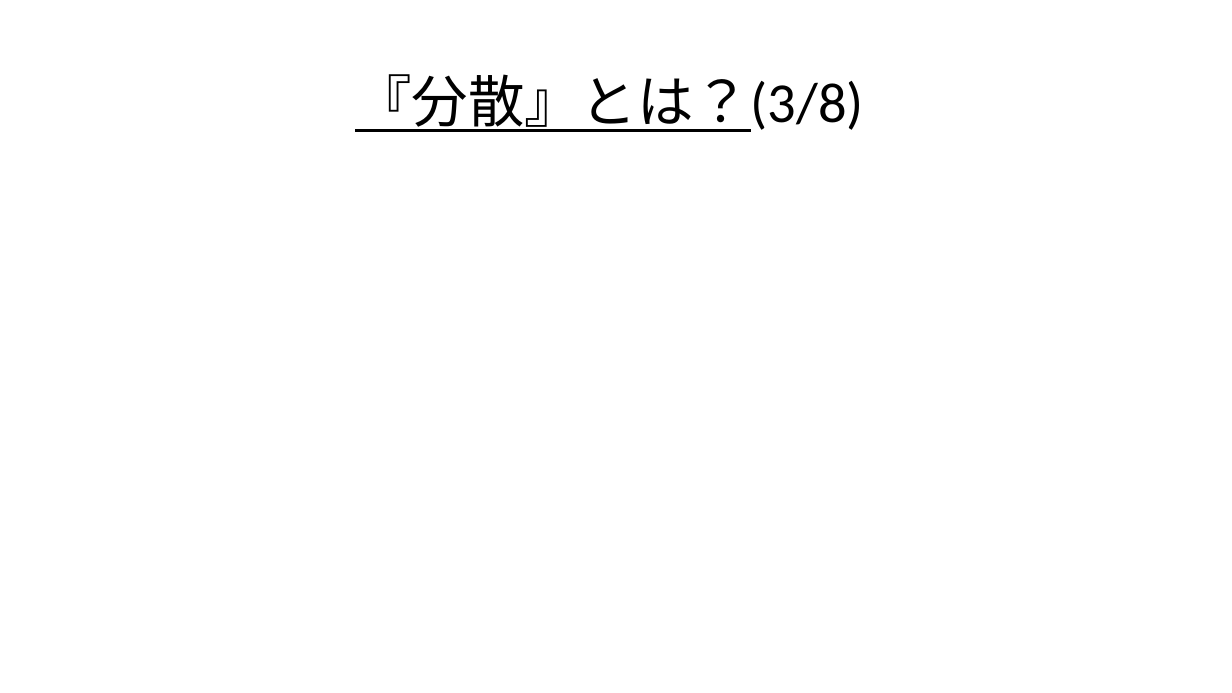
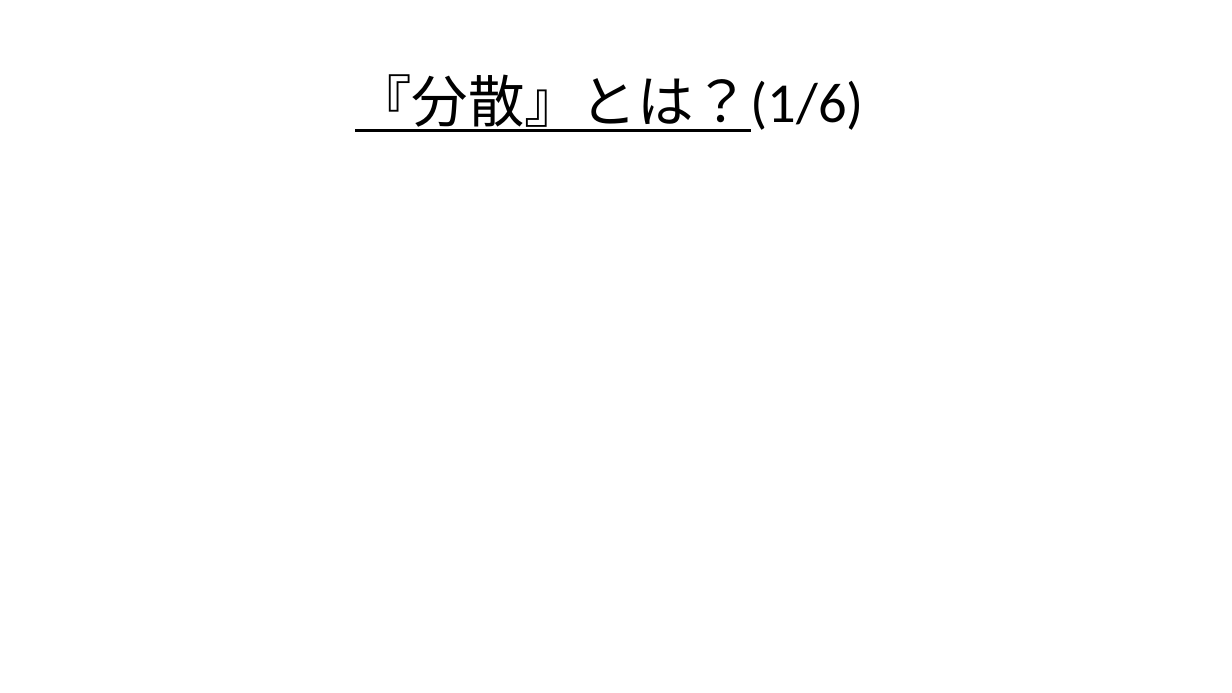
Before and after one commit to Ryo-KATAYAMA/Senior_Project, a slide deck: slide 48 of Chapter4_1.pptx. Drawn at 1232x693 pixels with LibreOffice and Linux fonts; fonts in the diff are those of the drawing; grey boxes stand for pictures. Boxes give left, top, right and bottom in pixels: in the first picture for what was removed or moved away, otherwise in the second. Text is boxed around its words. In the diff, an @@ line names an element or a change of style, - is before the commit and + after.

```diff
--- a/Chapter4_1.pptx
+++ b/Chapter4_1.pptx
@@ title at [355, 74, 864, 132]: text changed @@
-『分散』とは？(3/8)
+『分散』とは？(1/6)
```
Also in this commit, not shown: 7 other slides changed.
